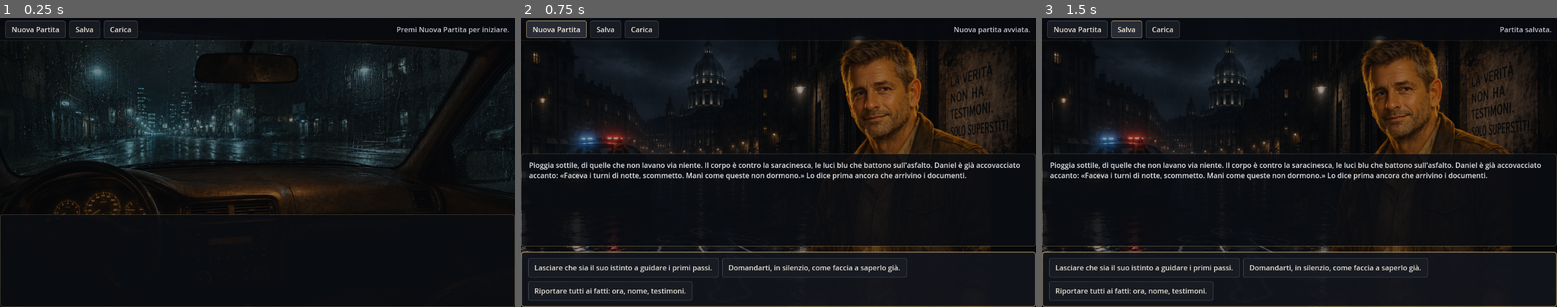
Above: before the commit, frames 1-3 (left to right).
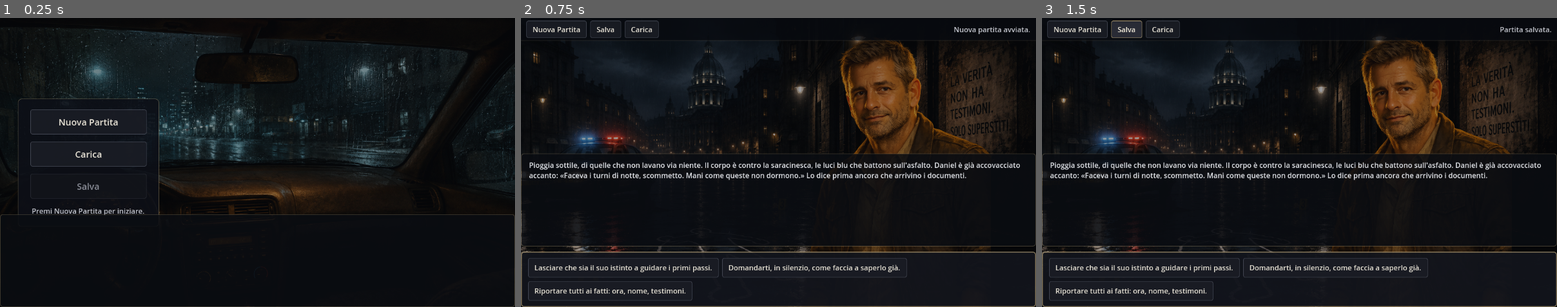
Above: after the commit, the same moments.

Repository: torsifranci2006-ship-it/gioco-test
Game: Godot game, scene res://scenes/main.tscn
Same seed, same stepped clock (60 frames per second), same inputs: the game is played once before the commit and once after it.
Inputs:
- Up to frame 1 (0.25 s): no input
- Up to frame 2 (0.75 s): click "Nuova Partita" at 0.5 s
- Up to frame 3 (1.5 s): click "Salva" at 1.25 s

The runs differ from the first frame. In frame 1, 3.5% of the frame differs, in the area x 1-99%, y 0-69%; in frame 2, less than 0.1%; in frame 3, nothing differs.

Commit message:
Riorganizzazione menu iniziale

Diff:
--- a/scenes/main.tscn
+++ b/scenes/main.tscn
@@ -59,6 +59,22 @@
 corner_radius_bottom_right = 8
 corner_radius_bottom_left = 8
 
+[sub_resource type="StyleBoxFlat" id="sb_startmenu"]
+content_margin_left = 28.0
+content_margin_top = 24.0
+content_margin_right = 28.0
+content_margin_bottom = 24.0
+bg_color = Color(0.05, 0.06, 0.09, 0.88)
+border_width_left = 1
+border_width_top = 1
+border_width_right = 1
+border_width_bottom = 1
+border_color = Color(0.62, 0.56, 0.43, 0.5)
+corner_radius_top_left = 8
+corner_radius_top_right = 8
+corner_radius_bottom_right = 8
+corner_radius_bottom_left = 8
+
 [sub_resource type="StyleBoxFlat" id="sb_btn_normal"]
 content_margin_left = 14.0
 content_margin_top = 8.0
@@ -179,6 +195,47 @@
 mouse_filter = 2
 color = Color(0.05, 0.06, 0.08, 0.4)
 
+[node name="StartMenu" type="PanelContainer" parent="."]
+layout_mode = 1
+anchor_top = 0.5
+anchor_bottom = 0.5
+offset_left = 40.0
+grow_horizontal = 1
+grow_vertical = 2
+theme_override_styles/panel = SubResource("sb_startmenu")
+
+[node name="StartMenuMargin" type="MarginContainer" parent="StartMenu"]
+layout_mode = 2
+
+[node name="StartMenuVBox" type="VBoxContainer" parent="StartMenu/StartMenuMargin"]
+layout_mode = 2
+theme_override_constants/separation = 16
+
+[node name="StartNewGameButton" type="Button" parent="StartMenu/StartMenuMargin/StartMenuVBox"]
+custom_minimum_size = Vector2(260, 56)
+layout_mode = 2
+theme_override_font_sizes/font_size = 20
+text = "Nuova Partita"
+
+[node name="StartLoadButton" type="Button" parent="StartMenu/StartMenuMargin/StartMenuVBox"]
+custom_minimum_size = Vector2(260, 56)
+layout_mode = 2
+theme_override_font_sizes/font_size = 20
+text = "Carica"
+
+[node name="StartSaveButton" type="Button" parent="StartMenu/StartMenuMargin/StartMenuVBox"]
+custom_minimum_size = Vector2(260, 56)
+layout_mode = 2
+disabled = true
+theme_override_font_sizes/font_size = 20
+text = "Salva"
+
+[node name="StartStatus" type="Label" parent="StartMenu/StartMenuMargin/StartMenuVBox"]
+custom_minimum_size = Vector2(260, 0)
+layout_mode = 2
+horizontal_alignment = 1
+autowrap_mode = 3
+
 [node name="TopBar" type="PanelContainer" parent="."]
 layout_mode = 1
 anchors_preset = 10
--- a/src/ui/main.gd
+++ b/src/ui/main.gd
@@ -34,10 +34,16 @@
 @onready var _scene_text: RichTextLabel = $BottomArea/TextPanel/TextMargin/SceneText
 @onready var _choices_panel: PanelContainer = $BottomArea/ChoicesPanel
 @onready var _choices: HFlowContainer = $BottomArea/ChoicesPanel/ChoicesMargin/Choices
+@onready var _top_bar: PanelContainer = $TopBar
 @onready var _new_game_button: Button = $TopBar/TopBarMargin/Controls/NewGameButton
 @onready var _save_button: Button = $TopBar/TopBarMargin/Controls/SaveButton
 @onready var _load_button: Button = $TopBar/TopBarMargin/Controls/LoadButton
 @onready var _status: Label = $TopBar/TopBarMargin/Controls/Status
+@onready var _start_menu: PanelContainer = $StartMenu
+@onready var _start_new_game_button: Button = $StartMenu/StartMenuMargin/StartMenuVBox/StartNewGameButton
+@onready var _start_load_button: Button = $StartMenu/StartMenuMargin/StartMenuVBox/StartLoadButton
+@onready var _start_save_button: Button = $StartMenu/StartMenuMargin/StartMenuVBox/StartSaveButton
+@onready var _start_status: Label = $StartMenu/StartMenuMargin/StartMenuVBox/StartStatus
 @onready var _ending_panel: PanelContainer = $EndingPanel
 @onready var _ending_title: Label = $EndingPanel/EndingMargin/EndingVBox/EndingTitle
 @onready var _ending_text: RichTextLabel = $EndingPanel/EndingMargin/EndingVBox/EndingText
@@ -51,15 +57,24 @@
 	_new_game_button.pressed.connect(_on_new_game)
 	_save_button.pressed.connect(_on_save)
 	_load_button.pressed.connect(_on_load)
+	_start_new_game_button.pressed.connect(_on_new_game)
+	_start_save_button.pressed.connect(_on_save)
+	_start_load_button.pressed.connect(_on_load)
 	_ending_new_game_button.pressed.connect(_on_new_game)
 	_ending_panel.visible = false
+	# Schermata iniziale: menu grande visibile, TopBar discreta nascosta finché non si gioca.
+	_start_menu.visible = true
+	_top_bar.visible = false
 	if not Game.is_ready():
 		_new_game_button.disabled = true
 		_save_button.disabled = true
 		_load_button.disabled = true
-		_status.text = "Errore di inizializzazione: " + Game.last_error()
+		_start_new_game_button.disabled = true
+		_start_load_button.disabled = true
+		# _start_save_button resta disabilitato (nessuna partita da salvare)
+		_show_status("Errore di inizializzazione: " + Game.last_error())
 	else:
-		_status.text = "Premi Nuova Partita per iniziare."
+		_show_status("Premi Nuova Partita per iniziare.")
 	# --- Livelli visivi (vertical slice integrato) ---
 	_background.texture = _try_load(BG_PATH)
 	_set_portrait_freddo(false)   # pre-carica il ritratto caldo...
@@ -72,24 +87,32 @@
 		return
 	_ending_panel.visible = false
 	Game.new_game()
-	_status.text = "Nuova partita avviata."
+	_show_status("Nuova partita avviata.")
 
 func _on_save() -> void:
 	if Game.save_game():
-		_status.text = "Partita salvata."
+		_show_status("Partita salvata.")
 	else:
-		_status.text = "Impossibile salvare la partita."
+		_show_status("Impossibile salvare la partita.")
 
 func _on_load() -> void:
 	if Game.load_game():
-		_status.text = "Partita caricata."
+		_show_status("Partita caricata.")
 	else:
-		_status.text = "Nessun salvataggio valido da caricare."
+		_show_status("Nessun salvataggio valido da caricare.")
+
+## Mostra un messaggio di stato sia nella TopBar (in gioco) sia nel menu iniziale (pre-partita).
+func _show_status(msg: String) -> void:
+	_status.text = msg
+	_start_status.text = msg
 
 # --- Reazione ai segnali del Core ---
 
 func _on_scene_changed(_scene_id: String) -> void:
 	_ending_panel.visible = false
+	# In gioco: nascondi il menu iniziale grande, mostra i controlli discreti.
+	_start_menu.visible = false
+	_top_bar.visible = true
 	_apply_visual(Game.current_scene())
 	_render_current()
 
@@ -104,7 +127,7 @@
 	if scene == null:
 		_scene_text.text = ""
 		_clear_choices()
-		_status.text = "Scena non disponibile (dati incoerenti?)."
+		_show_status("Scena non disponibile (dati incoerenti?).")
 		return
 	_scene_text.text = _join(Game.current_text())
 	_build_choices()
@@ -123,7 +146,7 @@
 		_choices.add_child(button)
 	_choices_panel.visible = _choices.get_child_count() > 0
 	if choices.is_empty():
-		_status.text = "Nessuna scelta disponibile in questa scena."
+		_show_status("Nessuna scelta disponibile in questa scena.")
 
 func _clear_choices() -> void:
 	for child in _choices.get_children():
@@ -135,7 +158,7 @@
 func _show_ending() -> void:
 	var ending := Game.current_ending()
 	if ending == null:
-		_status.text = "Finale non disponibile."
+		_show_status("Finale non disponibile.")
 		return
 	_ending_title.text = ending.titolo
 	var parts: Array[String] = [ending.testo]
Not shown: 1 places in scenes/main.tscn that only renumber resources
Not shown, changed: docs/ui.md
